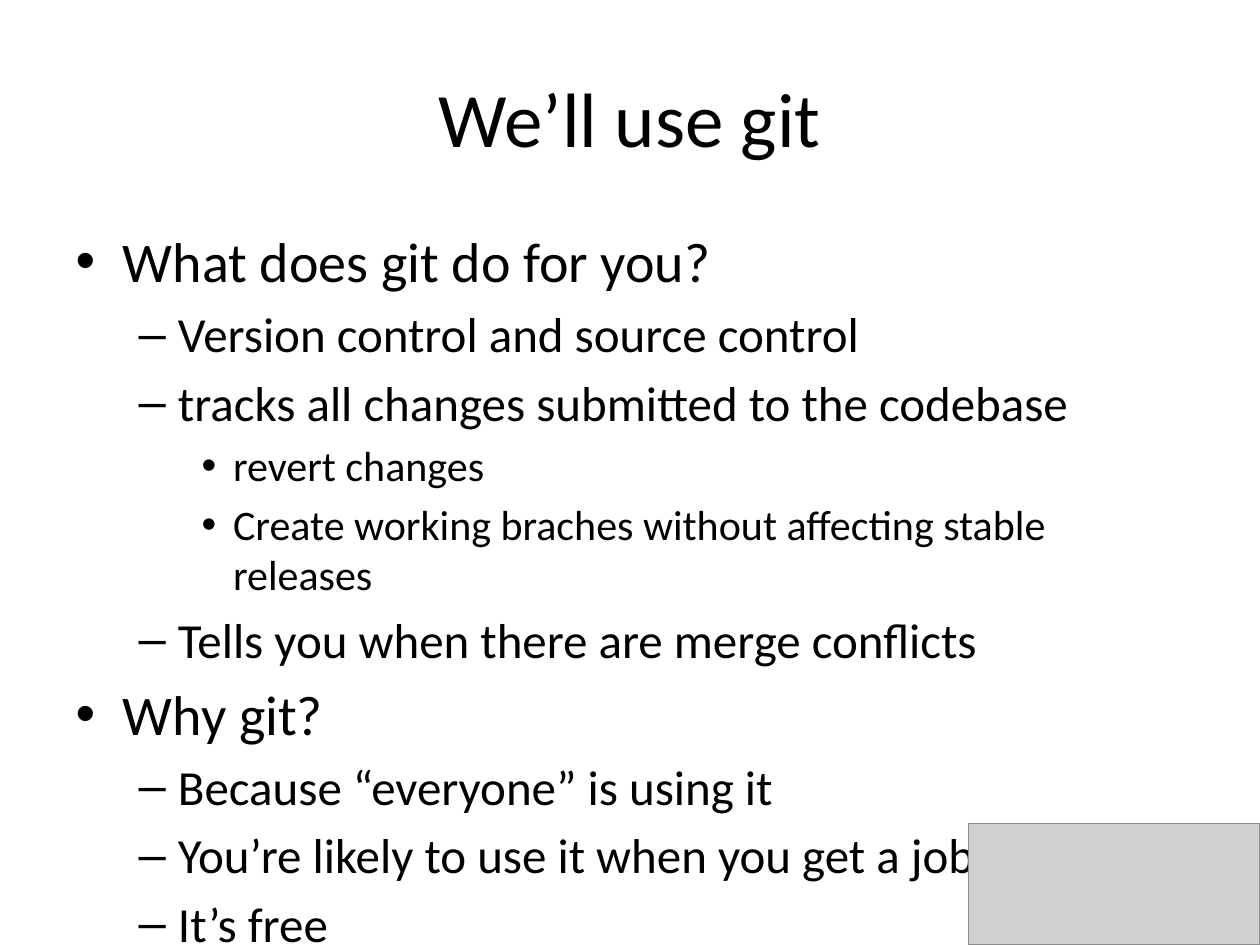
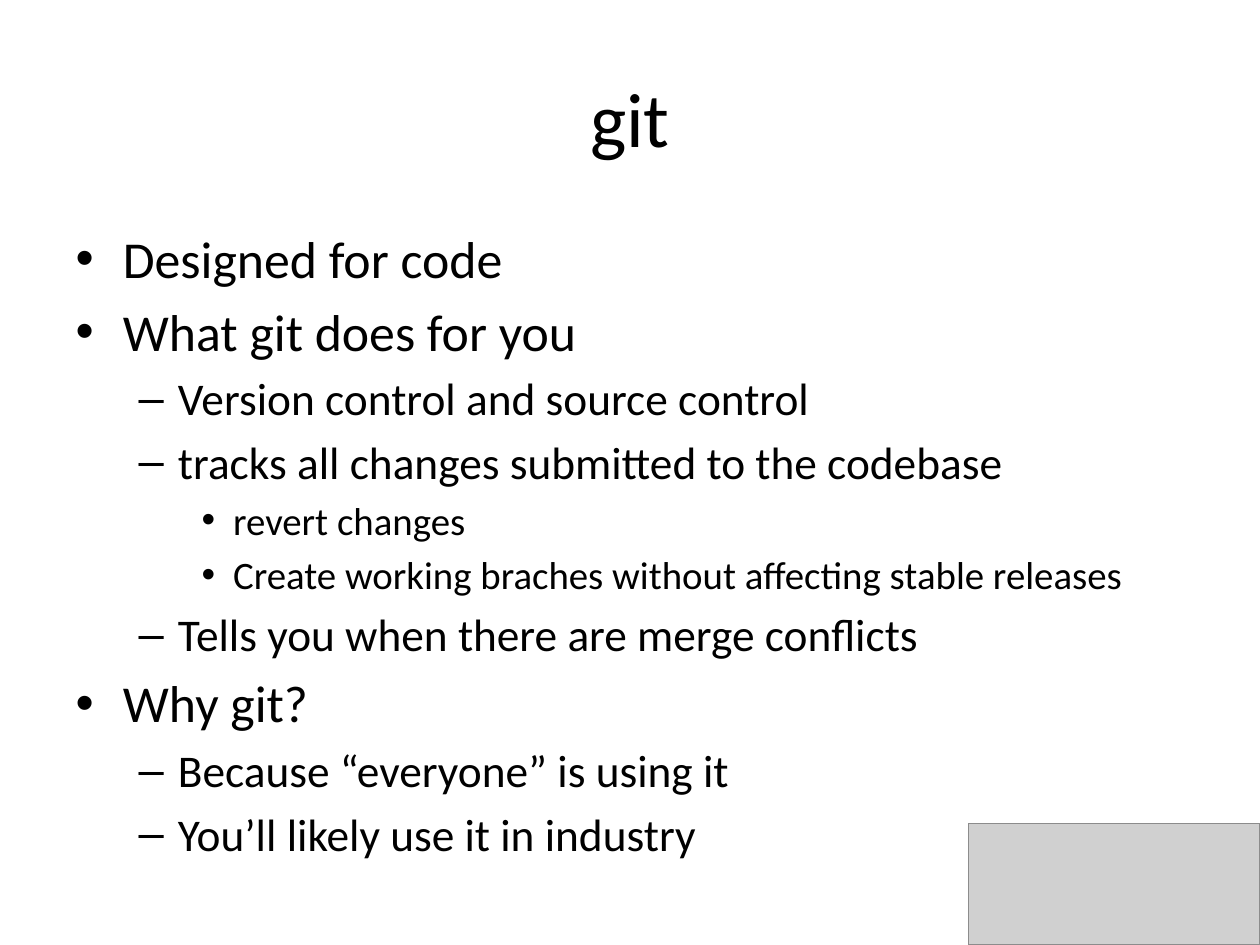
Before and after one commit to jessehartloff/CourseWebsite, a slide deck: slide 4 of static/courses/10-VersionControl.pptx. Drawn at 1260x945 pixels with LibreOffice and Linux fonts; fonts in the diff are those of the drawing; grey boxes stand for pictures. Boxes give left, top, right and bottom in pixels: in the first picture for what was removed or moved away, otherwise in the second. Text is boxed around its words. In the diff, an @@ line names an element or a change of style, - is before the commit and + after.

Commit message:
update Version control slides

```diff
--- a/static/courses/10-VersionControl.pptx
+++ b/static/courses/10-VersionControl.pptx
@@ title at bbox=[590, 94, 670, 161]: text changed @@
-We’ll use git
+git
@@ text at bbox=[123, 242, 576, 360]: text changed; size 32 to 29.6 pt @@
-• What does git do for you?
+• Designed for code
+• What git does for you
@@ text at bbox=[123, 383, 1122, 795]: size 28 to 25.9 pt in "Version control and source control", "tracks all changes submitted to the codebase", "Tells you when there are merge conflicts", "Because “everyone” is using it"; size 24 to 22.2 pt in "revert changes", "Create working braches without affecting stable releases"; size 32 to 29.6 pt in "Why git?" @@
@@ text at bbox=[178, 819, 696, 859]: text changed; size 28 to 25.9 pt @@
-  – You’re likely to use it when you get a job
-  – It’s free
+  – You’ll likely use it in industry
```
Also in this commit, not shown: 6 other slides changed.
